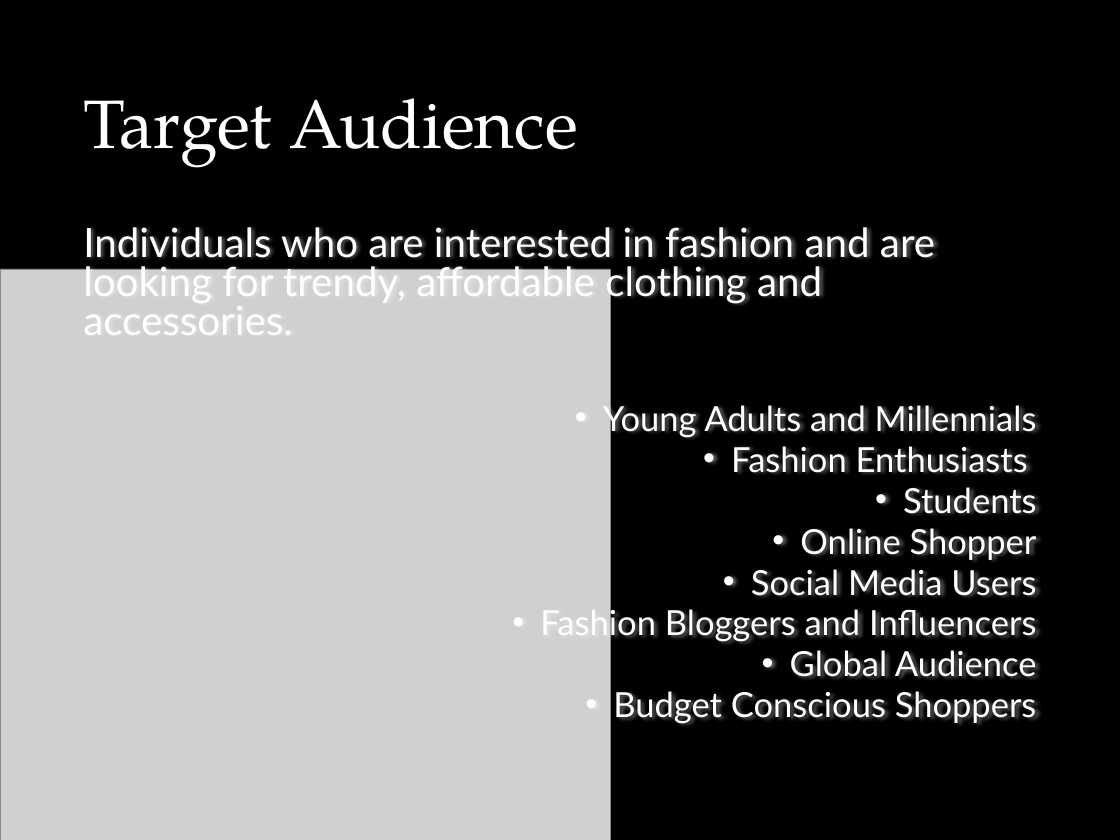
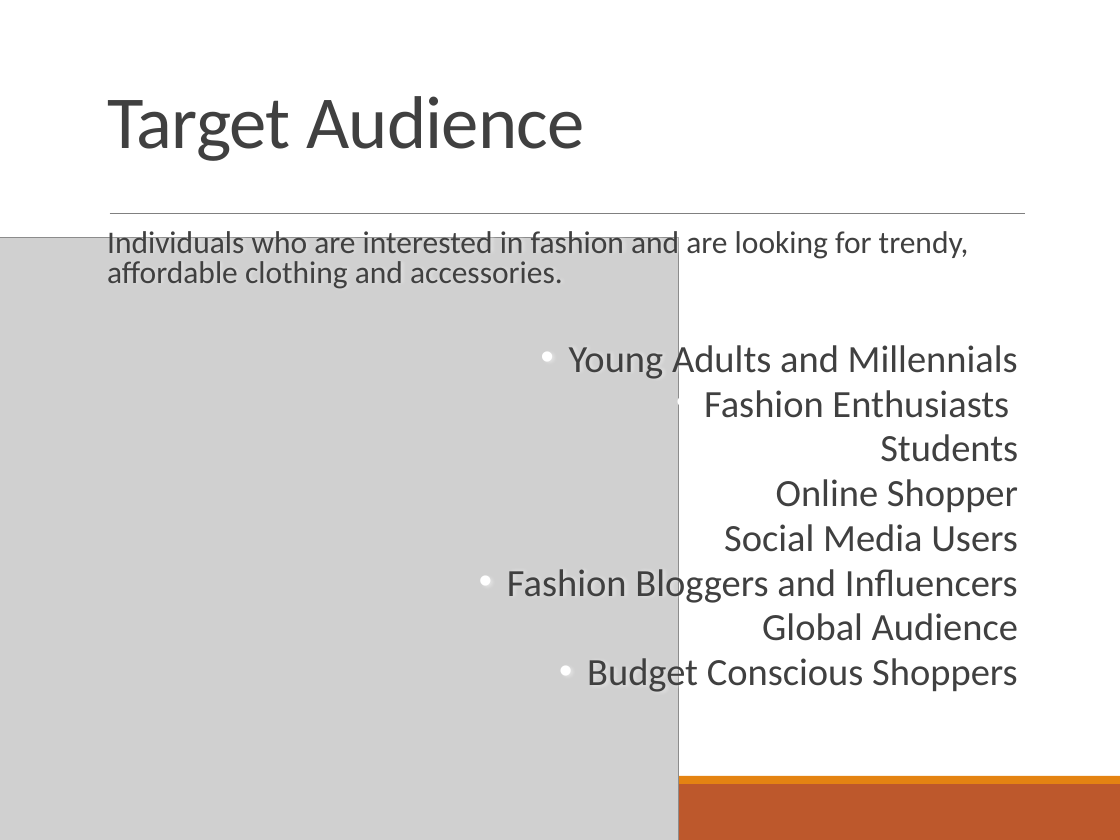
Before and after one commit to JpdeClaro/n-Fhab-MiniProject2, a slide deck: slide 3 of MP2-Ppt/MP2 Presentation.pptx. Drawn at 1120x840 pixels with LibreOffice and Linux fonts; fonts in the diff are those of the drawing; grey boxes stand for pictures. Boxes give left, top, right and bottom in pixels: in the first picture for what was removed or moved away, otherwise in the second. Text is boxed around its words. In the diff, an @@ line names an element or a change of style, - is before the commit and + after.

```diff
--- a/MP2-Ppt/MP2 Presentation.pptx
+++ b/MP2-Ppt/MP2 Presentation.pptx
@@ background #000000 to #FFFFFF @@
@@ title "Target Audience" moved from (x1=83, y1=98, x2=578, y2=168) to (x1=107, y1=96, x2=584, y2=161) @@
@@ title "Target Audience" at (x1=107, y1=96, x2=584, y2=161): size 78.2 to 85.3 pt, font TeX Gyre Pagella to Calibri, text colour #FFFFFF to #404040, letter spacing 0 to -0.9 pt @@
@@ picture resized from (x1=0, y1=269, x2=610, y2=840) to (x1=0, y1=237, x2=678, y2=840) @@
@@ text "Individuals who are interested in ..." moved from (x1=83, y1=227, x2=1037, y2=724) to (x1=107, y1=226, x2=1018, y2=695) @@
@@ text "Individuals who are interested in ..." at (x1=107, y1=226, x2=1018, y2=695): size 46 to 36 pt in "Individuals who are interested in fashion and ..."; font Lato to Calibri, text colour #FFFFFF to #404040; size 39.5 to 44 pt in "Young Adults and Millennials", "Fashion Enthusiasts", "Students", "Online Shopper" and 4 more places @@
@@ line added from (110, 213) to (1025, 213), #808080 0.5 pt @@
@@ rectangle added at (x1=0, y1=776, x2=1120, y2=784), fill #E48312 @@
@@ rectangle added at (x1=0, y1=784, x2=1120, y2=840), fill #BD582C @@
```
Also in this commit, not shown: 7 other slides changed, 1 slide added, 3 other files.
